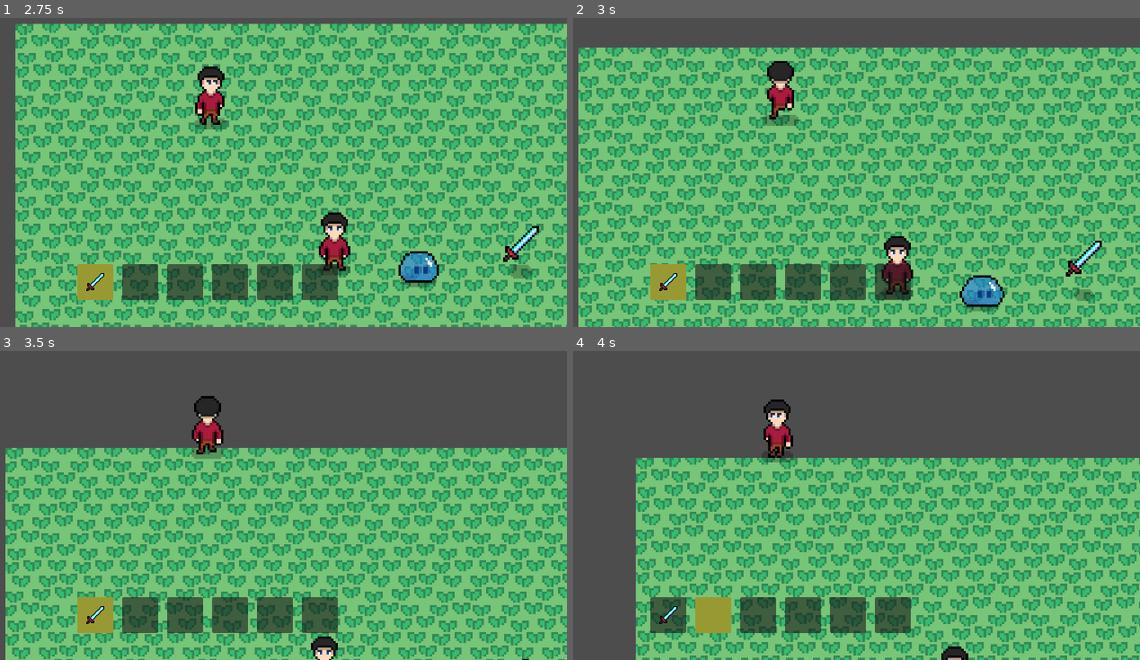
Above: before the commit, frames 1-4 (two rows, left to right).
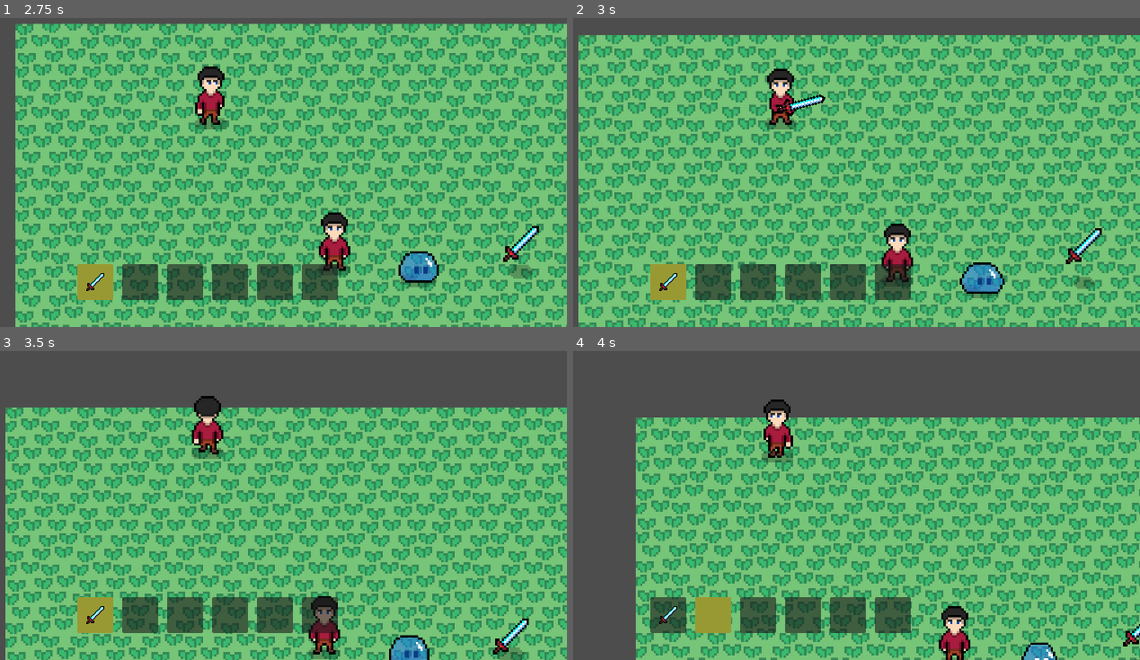
Above: after the commit, the same moments.

Repository: QuocKhangDA22TTD/rpg_game
Game: Godot game, scene res://scenes/demo.tscn
Same seed, same stepped clock (60 frames per second), same inputs: the game is played once before the commit and once after it.
Inputs (mouse positions are in pixels of both pictures, inside the frame that each line leads up to):
- Up to frame 1 (2.75 s): move the mouse to (368, 104) at 0.52 s; press the mouse at (368, 104) at 0.53 s; hold Right (ui_right) 0.53-1.28 s; move the mouse to (62, 144) at 1.27 s; release the mouse at (62, 144) at 1.28 s; hold Down (ui_down) 1.28-2.03 s; tap Mouse wheel up (hotbar_next) at 1.35 s; move the mouse to (277, 36) at 2.02 s; hold Right (ui_right) from 2.03 s (still down); hold Mouse wheel down (hotbar_previous) from 2.03 s (still down)
- Up to frame 2 (3 s): move the mouse to (743, 206) at 2.77 s; release Right (ui_right) at 2.78 s; release Mouse wheel down (hotbar_previous) at 2.78 s; hold Up (ui_up) from 2.78 s (still down); click (743, 206) at 2.85 s
- Up to frame 3 (3.5 s): keep holding Up (ui_up)
- Up to frame 4 (4 s): move the mouse to (998, 517) at 3.52 s; release Up (ui_up) at 3.53 s; hold Left (ui_left) from 3.53 s (still down); hold Mouse wheel up (hotbar_next) from 3.53 s (still down)

Frame 1 is identical in both runs. In frame 2, 61% of the frame differs, in the area x 0-100%, y 5-100%; in frame 3, 50%; in frame 4, 44%.
Error before the commit: Invalid access to property or key 'slash_effect_texture' on a base object of type 'Resource (WeaponData)'. (res://scripts/system/inventory/hotbar_ui.gd:107)

Commit message:
Cập nhập lại resource sword và scene demo.

Diff:
--- a/data/items/sword.tres
+++ b/data/items/sword.tres
@@ -1,8 +1,8 @@
-[gd_resource type="Resource" script_class="WeaponData" format=3 uid="uid://2oxjf8hoxd7c"]
+[gd_resource type="Resource" format=3 uid="uid://2oxjf8hoxd7c"]
 
 [ext_resource type="Texture2D" uid="uid://833exq3glr5w" path="res://assets/sword.png" id="1_dcagp"]
-[ext_resource type="Script" uid="uid://baqexydqn3syx" path="res://scripts/data/weapon_data.gd" id="2_dcagp"]
 [ext_resource type="Script" uid="uid://bwmnw4trsr1hf" path="res://scripts/system/combat/melee_attack.gd" id="3_melee"]
+[ext_resource type="Script" uid="uid://bl5looo8yuk54" path="res://scripts/data/melee_weapon_data.gd" id="3_ts0ls"]
 [ext_resource type="Texture2D" uid="uid://dgutfdp1b3d65" path="res://assets/slash.png" id="4_ojnd1"]
 
 [sub_resource type="Resource" id="Resource_taahv"]
@@ -10,12 +10,12 @@
 metadata/_custom_type_script = "uid://bwmnw4trsr1hf"
 
 [resource]
-script = ExtResource("2_dcagp")
+script = ExtResource("3_ts0ls")
+slash_effect_texture = ExtResource("4_ojnd1")
+effect_offset = Vector2(24, 0)
 damage = 2.0
 weapon_texture = ExtResource("1_dcagp")
 attack_behavior = SubResource("Resource_taahv")
-effect_offset = Vector2(14, 0)
-slash_effect_texture = ExtResource("4_ojnd1")
 id = "sword"
 name = "sword"
 icon = ExtResource("1_dcagp")
--- a/scenes/demo.tscn
+++ b/scenes/demo.tscn
@@ -4,12 +4,12 @@
 [ext_resource type="PackedScene" uid="uid://cpitsgqfub6hn" path="res://scenes/player.tscn" id="2_ba4lm"]
 [ext_resource type="Texture2D" uid="uid://duplrhxctrtde" path="res://assets/player.png" id="3_l20p6"]
 [ext_resource type="PackedScene" uid="uid://c06klg74cglxk" path="res://scenes/inventory/inventory_ui.tscn" id="4_vephn"]
-[ext_resource type="Resource" uid="uid://2oxjf8hoxd7c" path="res://resources/sword.tres" id="5_7qr1p"]
+[ext_resource type="Resource" uid="uid://2oxjf8hoxd7c" path="res://data/items/sword.tres" id="5_7qr1p"]
 [ext_resource type="PackedScene" uid="uid://cfvxrdmvfuaw" path="res://scenes/inventory/item_drop.tscn" id="5_x0xbu"]
-[ext_resource type="Resource" uid="uid://bqys23112x6ok" path="res://resources/potion.tres" id="6_7qr1p"]
+[ext_resource type="Resource" uid="uid://bqys23112x6ok" path="res://data/items/potion.tres" id="6_7qr1p"]
 [ext_resource type="PackedScene" uid="uid://csoqgl1rfxiss" path="res://scenes/inventory/hotbar_ui.tscn" id="8_e66cg"]
 [ext_resource type="PackedScene" uid="uid://y7gka8f5usv2" path="res://scenes/enemy.tscn" id="9_h5dly"]
-[ext_resource type="Resource" uid="uid://dd3g26wg0xp5c" path="res://resources/slime.tres" id="10_nwon6"]
+[ext_resource type="Resource" uid="uid://dd3g26wg0xp5c" path="res://data/enemies/slime.tres" id="10_nwon6"]
 
 [sub_resource type="TileSetAtlasSource" id="TileSetAtlasSource_ba4lm"]
 texture = ExtResource("1_tqfh0")
